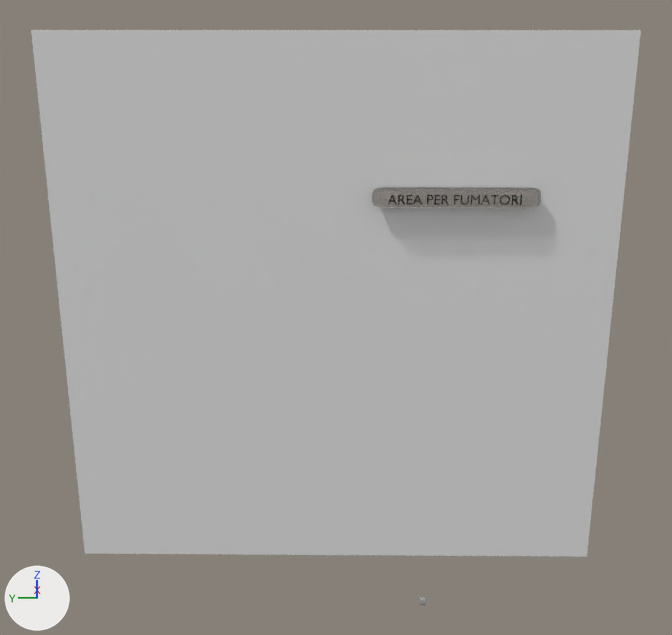
Two versions of the Blender file File di blender/Andrea/lampada sala fumatori.blend, one commit apart.
Camera for both pictures: a 50 mm camera at (-32.2, 3.7, 15.6) aimed at (-2.4, 4.0, 5.2). The lights are fixed; the arrows at lower left show +X, +Y and +Z.
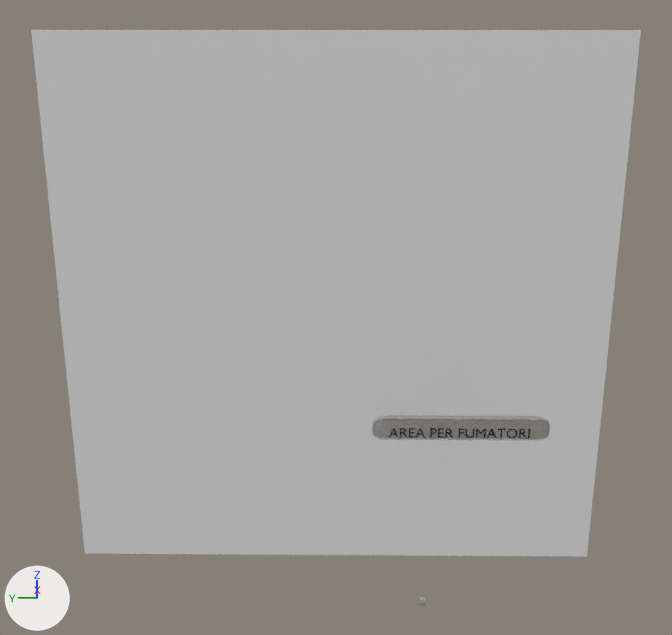
The edits, one by one:
Object 'Text' (ob_text) moves from (3.99, 2.0, 7.7) to (-0.58, 2.0, -0.19).
Object 'Cube' (ob_cube) moves from (4.59, -0.74, 7.89) to (0.02, -0.74, 0.0).

Where the change shows, as pixel boxes [x1, y1, x2, y2] in the pictures (672 x 635 px):
'Cube', moved
    before: [372, 187, 541, 209]
    after: [372, 415, 550, 440]
'Text', moved
    before: [388, 195, 522, 205]
    after: [389, 428, 530, 438]
